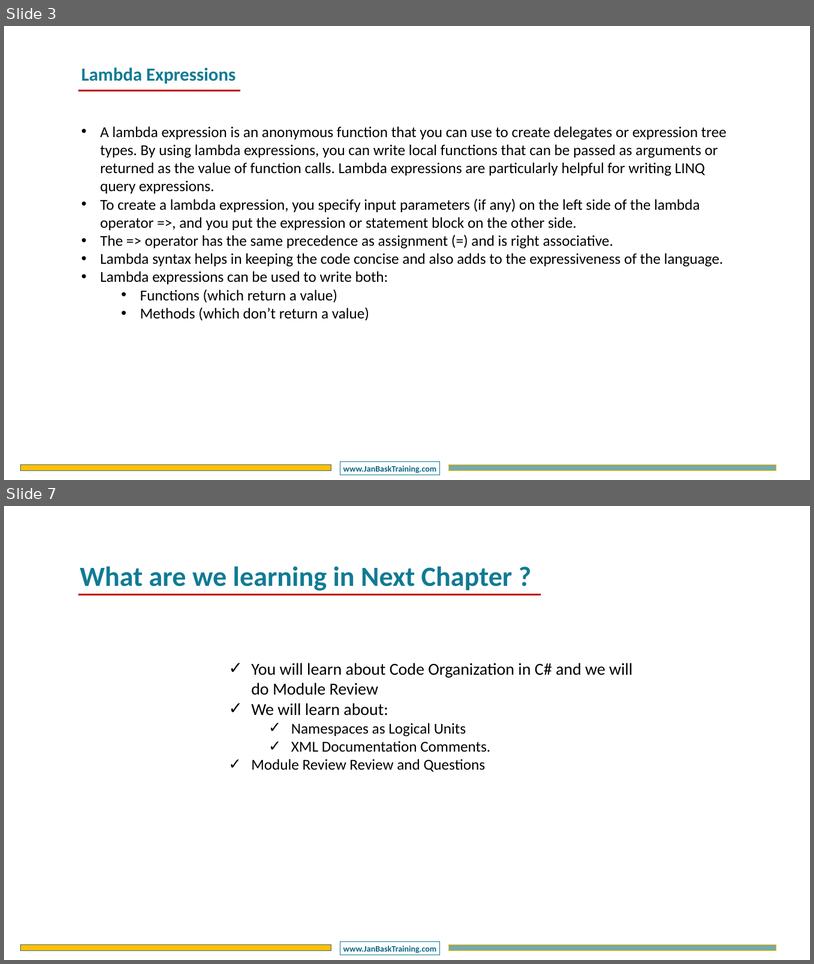
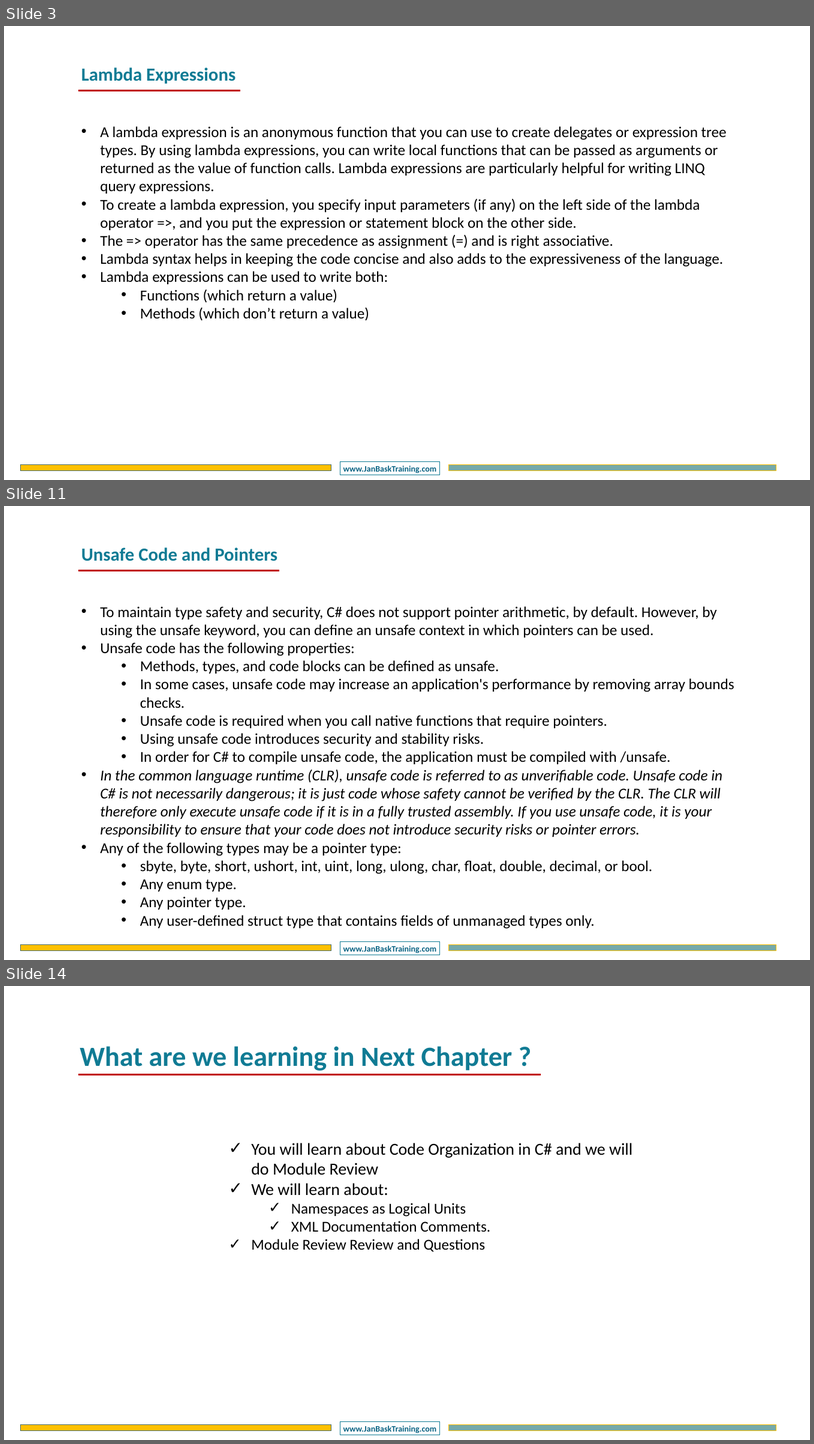
Before and after one commit to DotNetTraining/DotNetEssentials, a slide deck: slides/OOPC/OOPC - Chapter4.pptx. Shown one above the other, each under a label of ours: slides 3 and 7 before the commit, slides 3, 11 and 14 after it; the slides between them are not shown. The pictures are 814x964 and 814x1444 pixels, drawn with LibreOffice and Linux fonts; fonts in the diff are those of the drawing; background and template pictures are left out. Boxes give left, top, right and bottom in pixels: in the first picture for what was removed or moved away, otherwise in the second. Text is boxed around its words. In the diff, an @@ line names an element or a change of style, - is before the commit and + after.

```diff
--- a/slides/OOPC/OOPC - Chapter4.pptx
+++ b/slides/OOPC/OOPC - Chapter4.pptx
@@ slide 11 added at [4, 506, 810, 960], background #FFFFFF; not listed: 3 template elements that a slide beside it also shows @@
@@ text added at [81, 547, 278, 561], 44 pt, text #107B94, bold @@
+Unsafe Code and Pointers
@@ line added from (78, 571) to (279, 571), #C00000 4.5 pt @@
@@ text added at [100, 606, 735, 928], 36 pt, text #000000 @@
+• To maintain type safety and security, C# does not support pointer arithmetic, by default. However, by using the unsafe keyword, you can define an unsafe context in which pointers can be used.
+• Unsafe code has the following properties:
+  • Methods, types, and code blocks can be defined as unsafe.
+  • In some cases, unsafe code may increase an application's performance by removing array bounds checks.
+  • Unsafe code is required when you call native functions that require pointers.
+  • Using unsafe code introduces security and stability risks.
+  • In order for C# to compile unsafe code, the application must be compiled with /unsafe.
+• In the common language runtime (CLR), unsafe code is referred to as unverifiable code. Unsafe code in C# is not necessarily dangerous; it is just code whose safety cannot be verified by the CLR. The CLR will therefore only execute unsafe code if it is in a fully trusted assembly. If you use unsafe code, it is your responsibility to ensure that your code does not introduce security risks or pointer errors.
+• Any of the following types may be a pointer type:
+  • sbyte, byte, short, ushort, int, uint, long, ulong, char, float, double, decimal, or bool.
+  • Any enum type.
+  • Any pointer type.
+  • Any user-defined struct type that contains fields of unmanaged types only.
@@ what was slide 7 is now slide 14 @@
```
Also in this commit, not shown: 3 slides changed, 6 other slides added, 5 other files.
